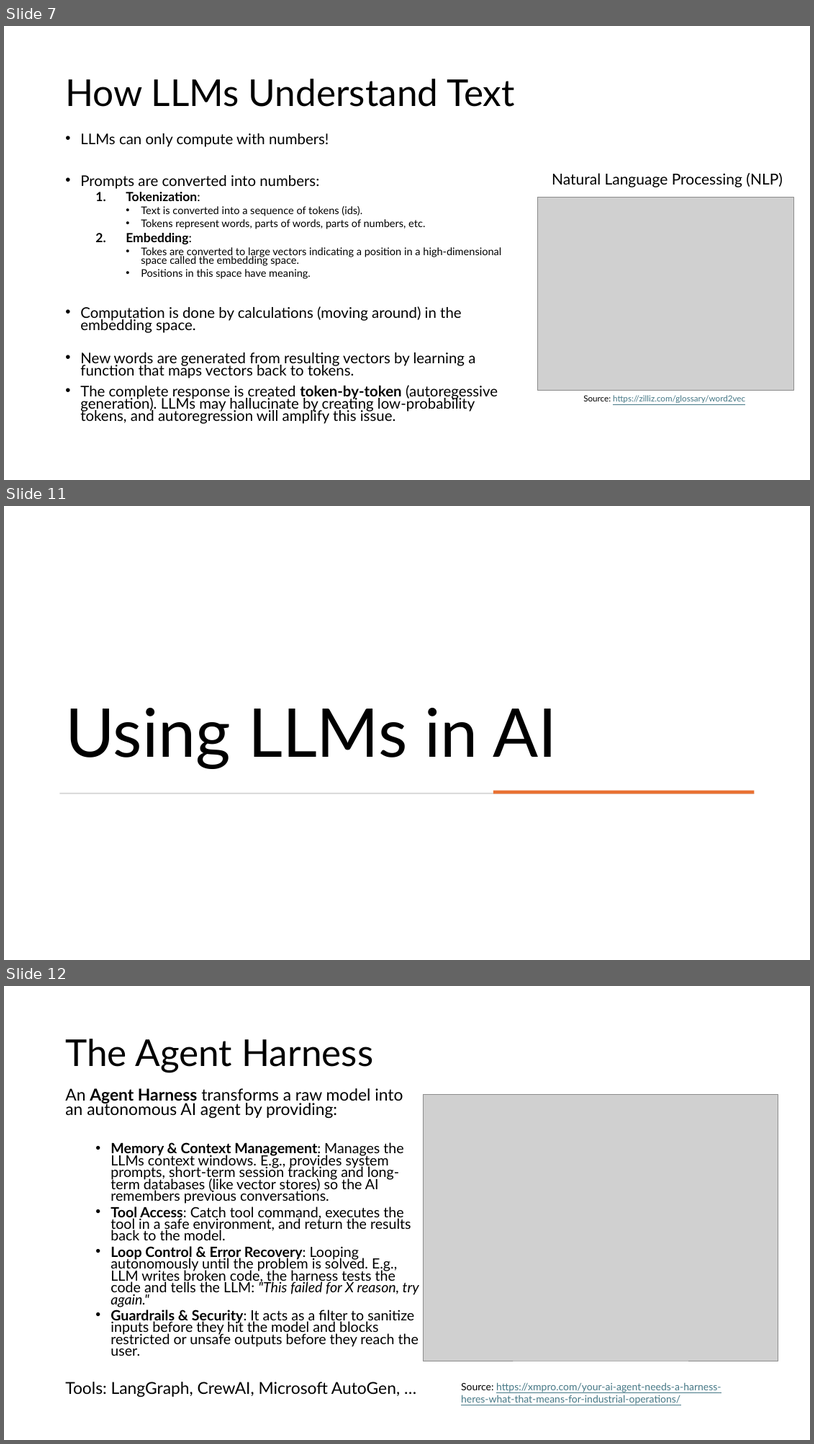
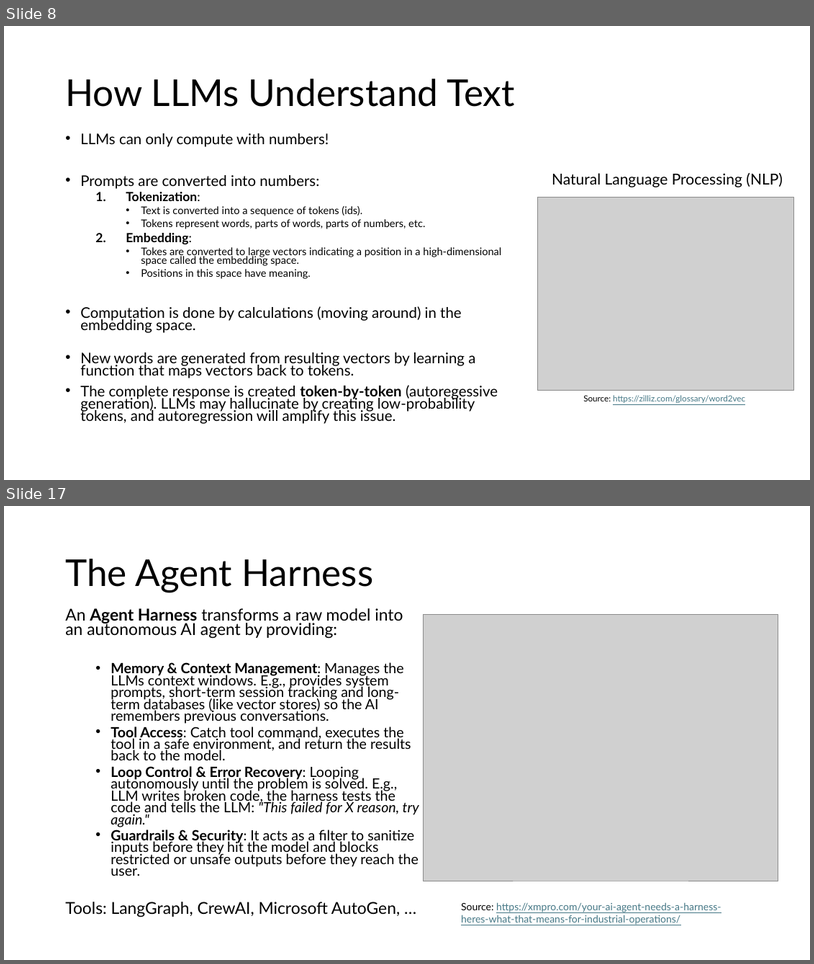
Before and after one commit to mhahsler/Introduction_to_Artificial_Intelligence, a slide deck: slides/discussion/07_LLM_discussion.pptx. Shown one above the other, each under a label of ours: slides 7, 11 and 12 before the commit, slides 8 and 17 after it; the slides between them are not shown. The pictures are 814x1444 and 814x964 pixels, drawn with LibreOffice and Linux fonts; fonts in the diff are those of the drawing; grey boxes stand for pictures. Boxes give left, top, right and bottom in pixels: in the first picture for what was removed or moved away, otherwise in the second. Text is boxed around its words. In the diff, an @@ line names an element or a change of style, - is before the commit and + after.

```diff
--- a/slides/discussion/07_LLM_discussion.pptx
+++ b/slides/discussion/07_LLM_discussion.pptx
@@ slide 11 removed at [4, 506, 810, 960], background #FFFFFF @@
@@ title removed at [65, 708, 558, 769] @@
-Using LLMs in AI
@@ rectangle removed at [59, 793, 755, 794] @@
@@ rectangle removed at [494, 790, 755, 794] @@
@@ what was slide 7 is now slide 8 @@
@@ what was slide 12 is now slide 17 @@
```
Also in this commit, not shown: 4 slides changed, 1 slide added, 7 other files.
